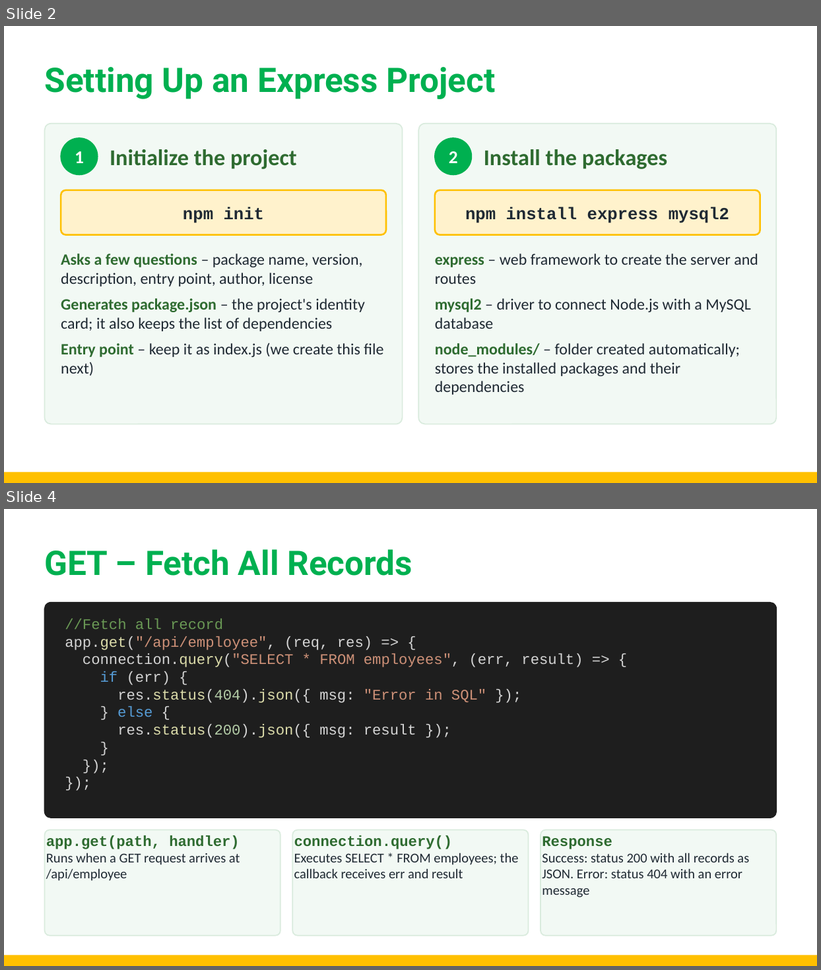
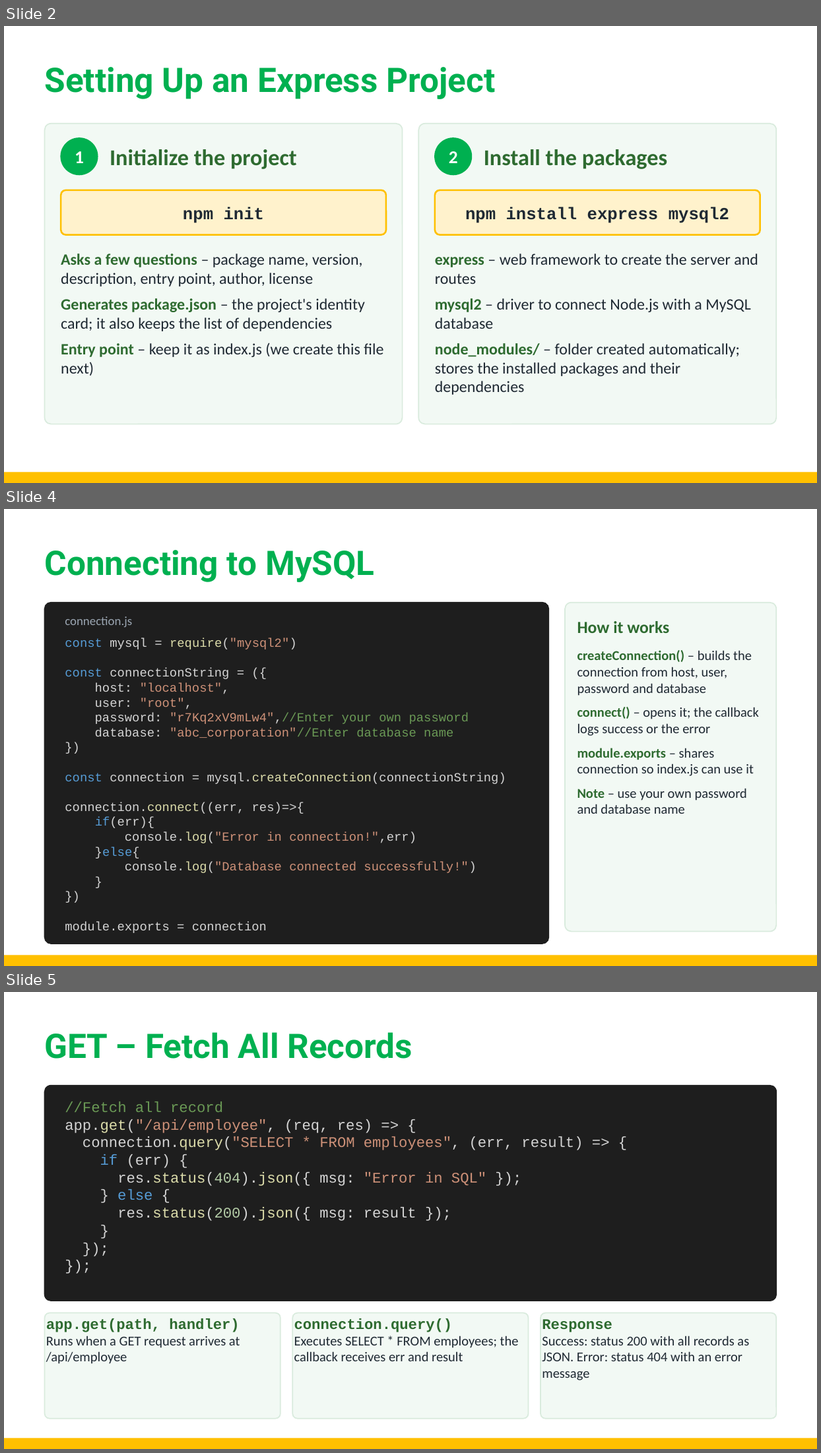
Before and after one commit to gautam100/GLA_Online_MCA_Sem1_2026, a slide deck: Session11/FSD1_Session11.pptx. Shown one above the other, each under a label of ours: slides 2 and 4 before the commit, slides 2, 4 and 5 after it; the slides between them are not shown. The pictures are 821x970 and 821x1453 pixels, drawn with LibreOffice and Linux fonts; fonts in the diff are those of the drawing; background and template pictures are left out. Boxes give left, top, right and bottom in pixels: in the first picture for what was removed or moved away, otherwise in the second. Text is boxed around its words. In the diff, an @@ line names an element or a change of style, - is before the commit and + after.

```diff
--- a/Session11/FSD1_Session11.pptx
+++ b/Session11/FSD1_Session11.pptx
@@ slide 4 added at [4, 509, 817, 966], background #FFFFFF; not listed: 1 template element that a slide beside it also shows @@
@@ title added at [45, 550, 374, 582], 30 pt, text #00B050, bold @@
+Connecting to MySQL
@@ rounded rectangle added at [45, 603, 548, 944], fill #1E1E1E, outline #1E1E1E 1 pt @@
@@ rounded rectangle added at [565, 603, 776, 932], fill #F2F9F4, outline #D9EBDD 1 pt @@
@@ text added at [65, 617, 132, 627], 11 pt, text #9AA5B1 @@
+connection.js
@@ text added at [578, 621, 669, 633], 15 pt, text #2E6B30, bold @@
+How it works
@@ text added at [65, 638, 506, 933], 11 pt, text #D4D4D4 @@
+const mysql = require("mysql2")
+const connectionString = ({
+host: "localhost",
+user: "root",
+password: "r7Kq2xV9mLw4",//Enter your own password
+database: "abc_corporation"//Enter database name
+})
+const connection = mysql.createConnection(connectionString)
+connection.connect((err, res)=>{
+if(err){
+console.log("Error in connection!",err)
+}else{
+console.log("Database connected successfully!")
+}
+})
+module.exports = connection
@@ text added at [578, 650, 759, 814], 12 pt, text #1F2933 @@
+• createConnection() – builds the connection from host, user, password and database
+• connect() – opens it; the callback logs success or the error
+• module.exports – shares connection so index.js can use it
+• Note – use your own password and database name
@@ what was slide 4 is now slide 5 @@
```
Also in this commit, not shown: 1 slide changed, 1 other slide added, 2 other files.
